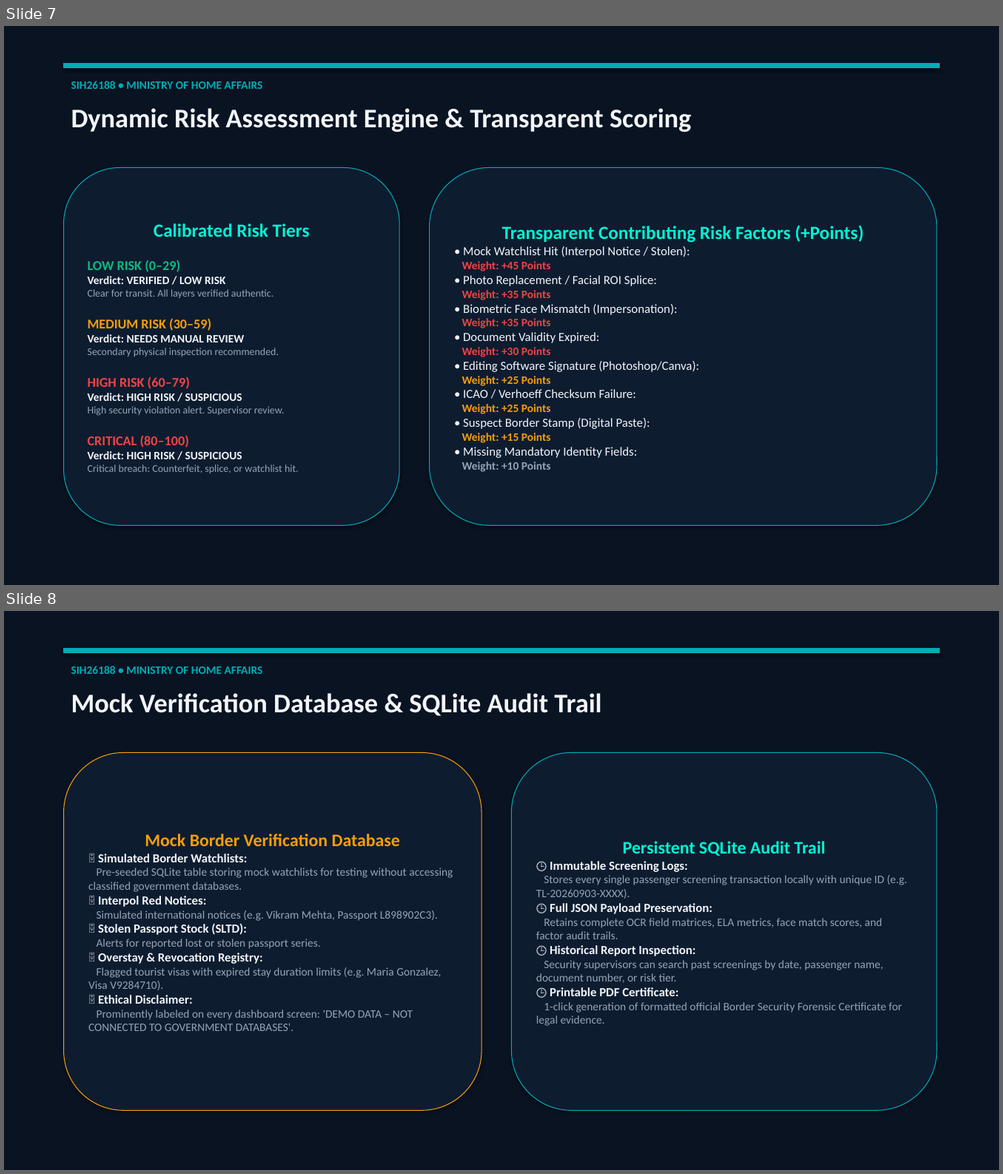
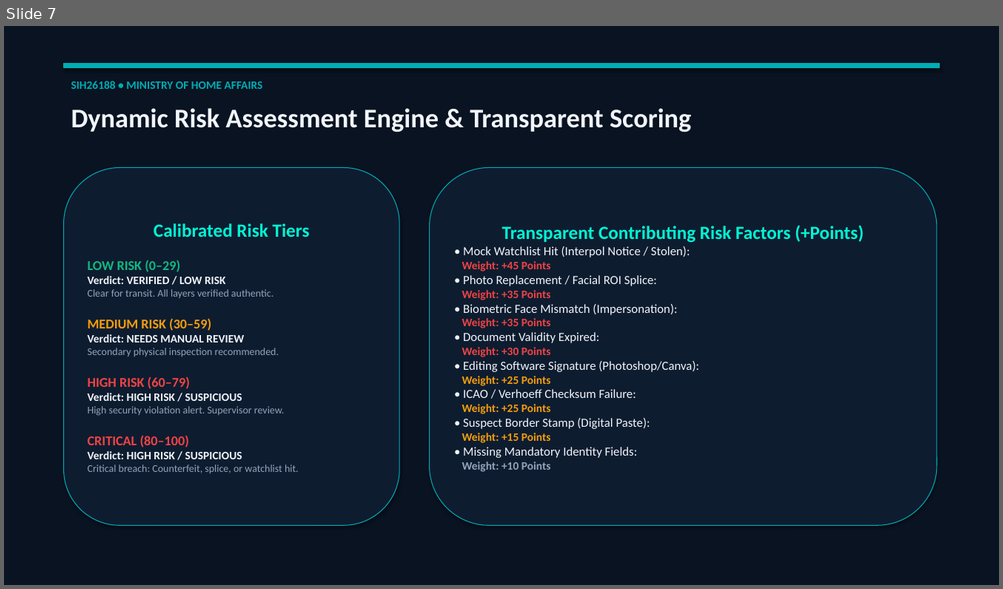
Before and after one commit to muskan-gupta01/TruthLens, a slide deck: TruthLens_SIH_Presentation.pptx. Shown one above the other, each under a label of ours: slides 7 and 8 before the commit, slide 7 after it. The pictures are 1003x1174 and 1003x589 pixels, drawn with LibreOffice and Linux fonts; fonts in the diff are those of the drawing. Boxes give left, top, right and bottom in pixels: in the first picture for what was removed or moved away, otherwise in the second. Text is boxed around its words. In the diff, an @@ line names an element or a change of style, - is before the commit and + after.

Commit message:
feat: complete TruthLens SIH26188 pipeline with 4-layer screening, audit chain, data masking, and 8 demo scenarios

```diff
--- a/TruthLens_SIH_Presentation.pptx
+++ b/TruthLens_SIH_Presentation.pptx
@@ slide 8 removed at [4, 611, 999, 1170], background #FFFFFF @@
@@ rectangle removed at [4, 611, 999, 1170] @@
@@ rectangle removed at [64, 648, 939, 652] @@
@@ text removed at [71, 666, 263, 674] @@
-SIH26188 • MINISTRY OF HOME AFFAIRS
@@ text removed at [71, 693, 601, 716] @@
-Mock Verification Database & SQLite Audit Trail
@@ rounded rectangle removed at [64, 753, 481, 1111] @@
-Mock Border Verification Database
-🗄️ Simulated Border Watchlists:
-Pre-seeded SQLite table storing mock watchlists for testing without accessing classified government databases.
-🗄️ Interpol Red Notices:
-Simulated international notices (e.g. Vikram Mehta, Passport L898902C3).
-🗄️ Stolen Passport Stock (SLTD):
-Alerts for reported lost or stolen passport series.
-🗄️ Overstay & Revocation Registry:
-Flagged tourist visas with expired stay duration limits (e.g. Maria Gonzalez, Visa V9284710).
-🗄️ Ethical Disclaimer:
-Prominently labeled on every dashboard screen: 'DEMO DATA – NOT CONNECTED TO GOVERNMENT DATABASES'.
@@ rounded rectangle removed at [512, 753, 936, 1111] @@
-Persistent SQLite Audit Trail
-🕒 Immutable Screening Logs:
-Stores every single passenger screening transaction locally with unique ID (e.g. TL-20260903-XXXX).
-🕒 Full JSON Payload Preservation:
-Retains complete OCR field matrices, ELA metrics, face match scores, and factor audit trails.
-🕒 Historical Report Inspection:
-Security supervisors can search past screenings by date, passenger name, document number, or risk tier.
-🕒 Printable PDF Certificate:
-1-click generation of formatted official Border Security Forensic Certificate for legal evidence.
```
Also in this commit, not shown: 2 slides changed, 1 slide added, 34 other files.
